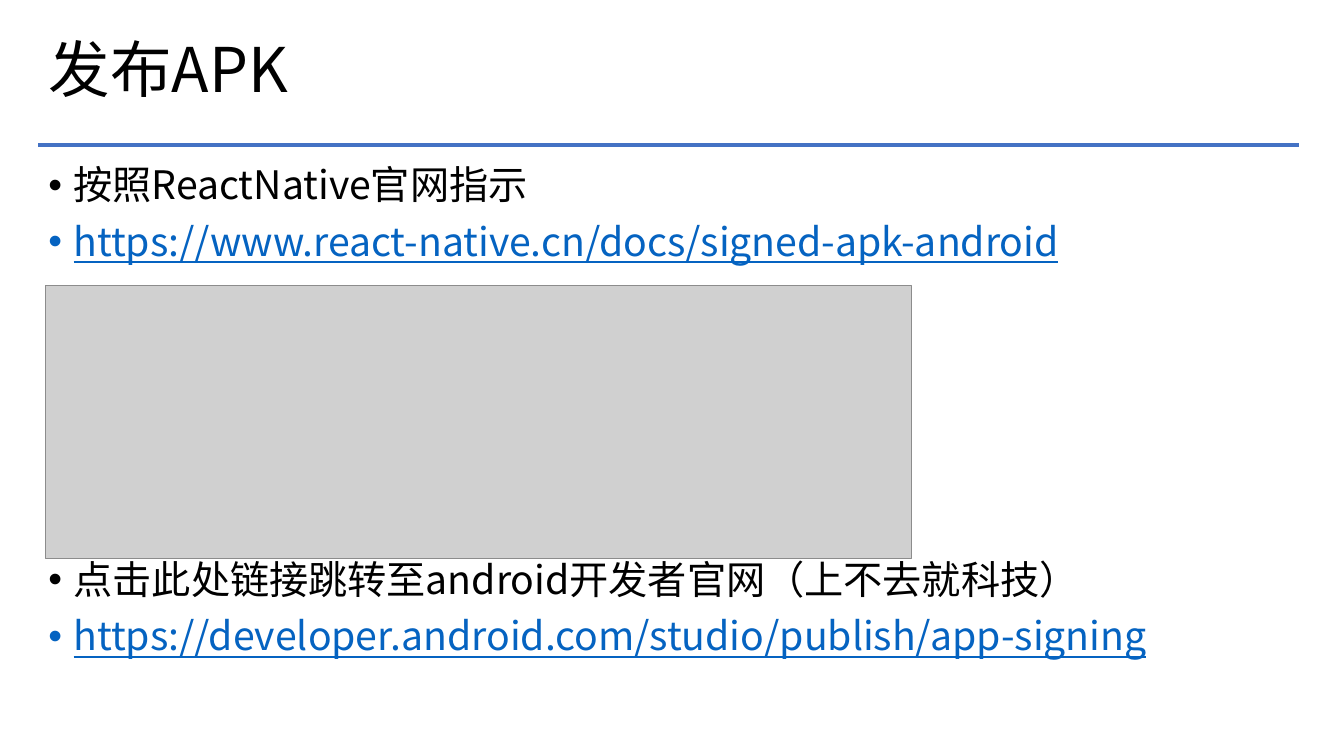
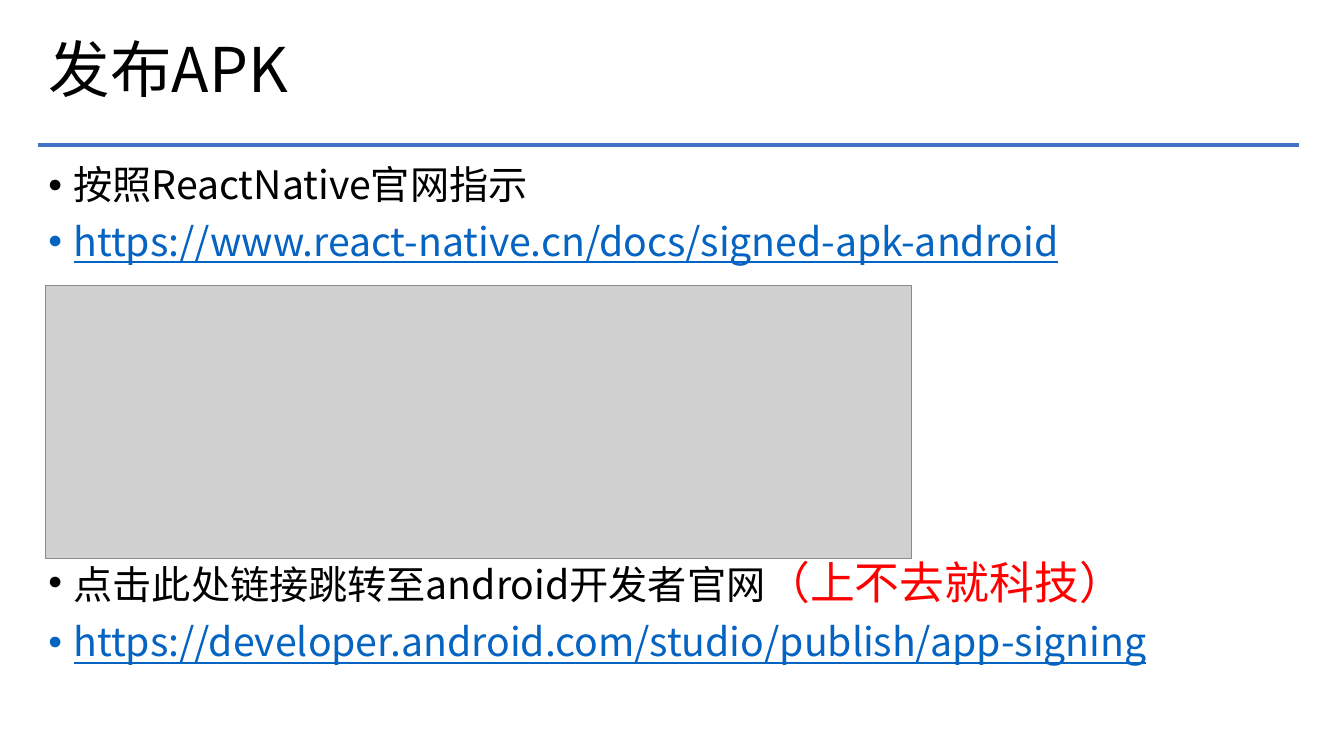
Before and after one commit to greatgu99/myApp, a slide deck: slide 32 of 文档/ReactNative项目入门.pptx (slide 28 before the commit). Drawn at 1344x756 pixels with LibreOffice and Linux fonts; fonts in the diff are those of the drawing; grey boxes stand for pictures; background and template pictures are left out. Boxes give left, top, right and bottom in pixels: in the first picture for what was removed or moved away, otherwise in the second. Text is boxed around its words. In the diff, an @@ line names an element or a change of style, - is before the commit and + after.

```diff
--- a/文档/ReactNative项目入门.pptx
+++ b/文档/ReactNative项目入门.pptx
@@ text at (x1=74, y1=553, x2=1124, y2=603): size 28 to 32 pt, text colour #000000 to #FF0000 in "点击此处链接跳转至android开发者官网（上不去就科技）" @@
```
Also in this commit, not shown: 3 other slides changed, 20 slides added.
